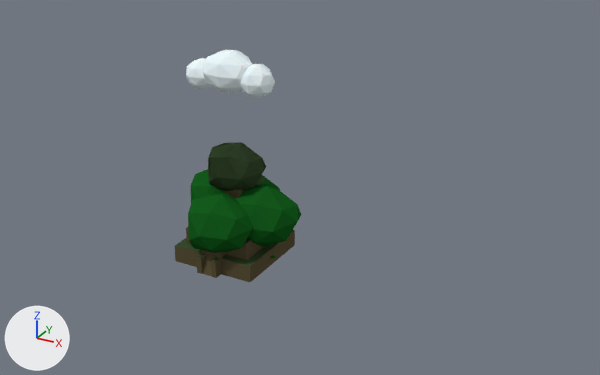
Two versions of the Blender file BlenderMesh/Tree1.blend, one commit apart.
Both versions are drawn from a 50 mm camera at (47.6, -71.2, 45.7) aimed at (4.8, 6.6, 6.7). The lights are fixed; the arrows at lower left show +X, +Y and +Z.
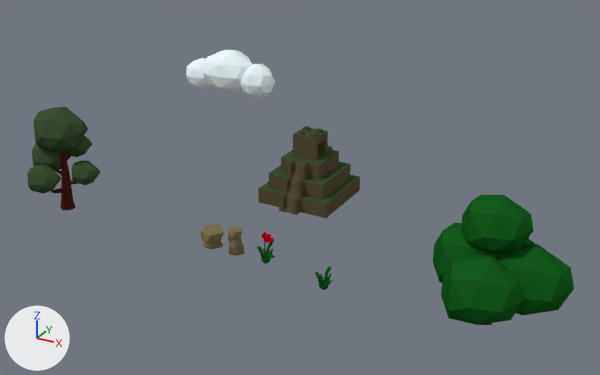
The edits, one by one:
Object 'Cylinder' (ob_cylinder) moves from (0.0, 0.0, 0.0) to (-25.86, 0.0, 0.0).
Object 'Cylinder.002' (ob_cylinder_002) moves from (0.0, 0.0, 0.0) to (29.47, 0.0, 0.0).
Object 'Cube.003' (ob_cube_003) moves from (0.0, 0.0, 0.0) to (12.7, -2.29, 0.19).
Object 'Cube' (ob_cube) moves from (0.0, 0.0, 0.0) to (-0.09, 18.24, 0.0).

Pixel boxes (x1, y1, x2, y2) of what changed, in the pictures (600 x 375 px):
'Cylinder.002', moved: before (188, 169, 301, 253); after (433, 195, 574, 325)
'Cube', moved: before (175, 189, 295, 282); after (258, 126, 360, 218)
'Cylinder', moved: before (208, 142, 266, 191); after (27, 107, 100, 210)
'Cube.003', moved (not visible before): after (315, 266, 333, 290)
